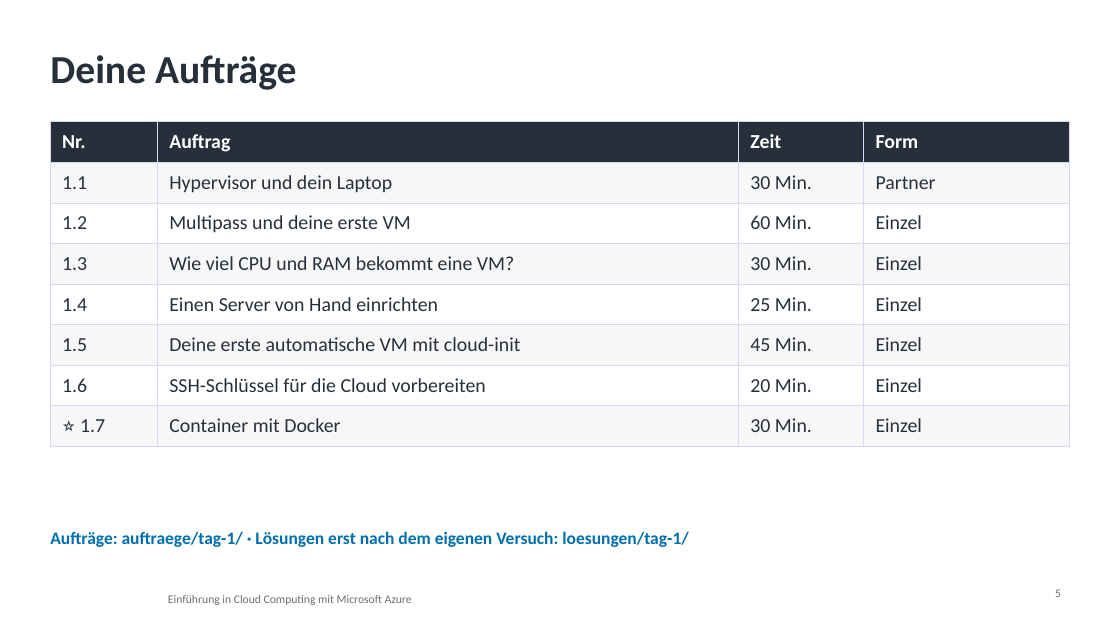
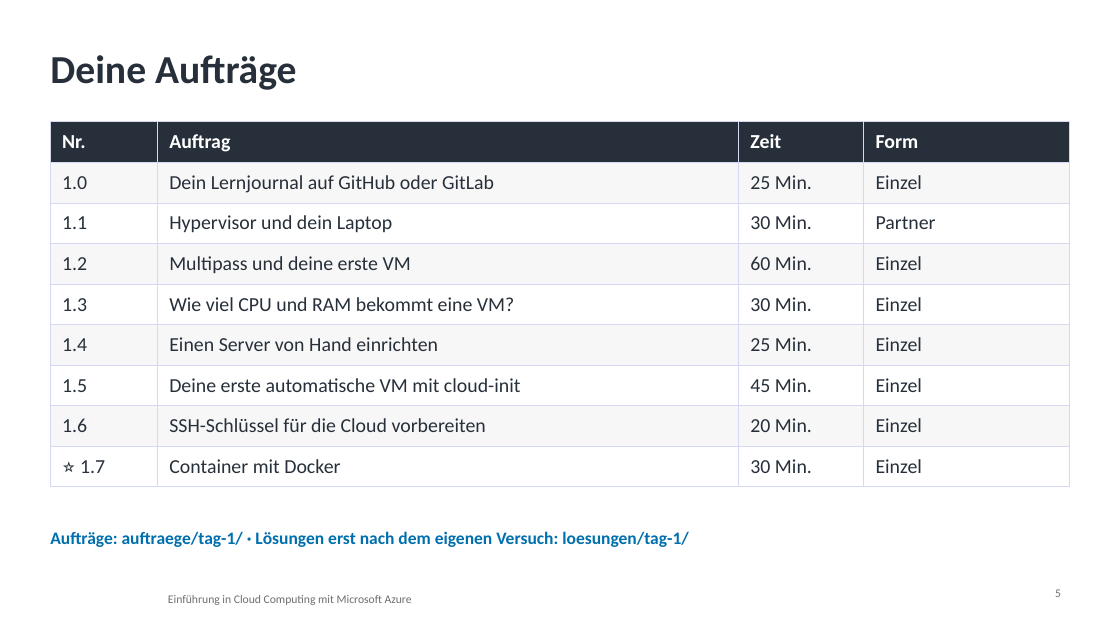
Before and after one commit to pat-teacher/azure-basics-training, a slide deck: slide 5 of praesentationen/tag-1-virtualisierung.pptx. Drawn at 1120x630 pixels with LibreOffice and Linux fonts; fonts in the diff are those of the drawing; background and template pictures are left out. Boxes give left, top, right and bottom in pixels: in the first picture for what was removed or moved away, otherwise in the second. Text is boxed around its words. In the diff, an @@ line names an element or a change of style, - is before the commit and + after.

```diff
--- a/praesentationen/tag-1-virtualisierung.pptx
+++ b/praesentationen/tag-1-virtualisierung.pptx
@@ table at (x1=50, y1=122, x2=1070, y2=477) @@
+row 2: 1.0 | Dein Lernjournal auf GitHub oder GitLab | 25 Min. | Einzel
```
Also in this commit, not shown: 1 other slide changed, 12 other files.
